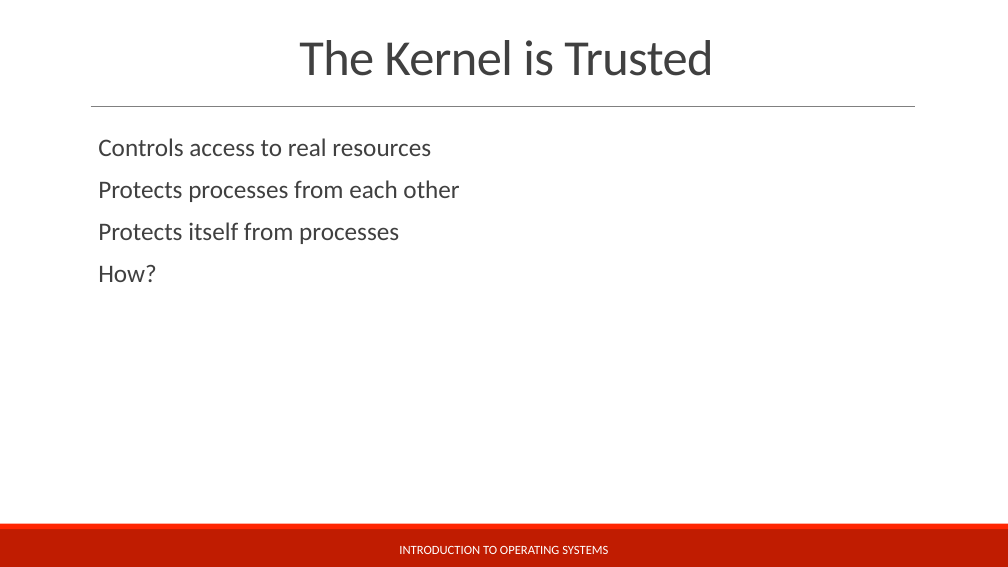
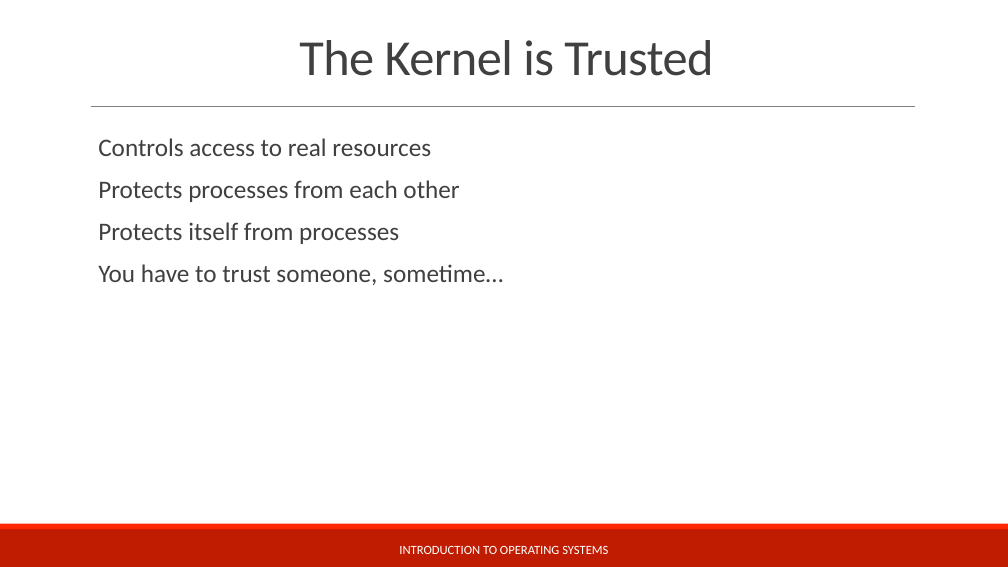
Before and after one commit to teachbsd/course, a slide deck: slide 6 of undergraduate/lectures/security.pptx (slide 7 before the commit). Drawn at 1008x567 pixels with LibreOffice and Linux fonts; fonts in the diff are those of the drawing; background and template pictures are left out. Boxes give left, top, right and bottom in pixels: in the first picture for what was removed or moved away, otherwise in the second. Text is boxed around its words. In the diff, an @@ line names an element or a change of style, - is before the commit and + after.

Commit message:
Continue the discussion of user vs. kernel mode in hardware

```diff
--- a/undergraduate/lectures/security.pptx
+++ b/undergraduate/lectures/security.pptx
@@ text at <box>98,264,503,285</box>: text changed @@
-  How?
+  You have to trust someone, sometime…
```
Also in this commit, not shown: 1 other slide changed, 7 slides added.
